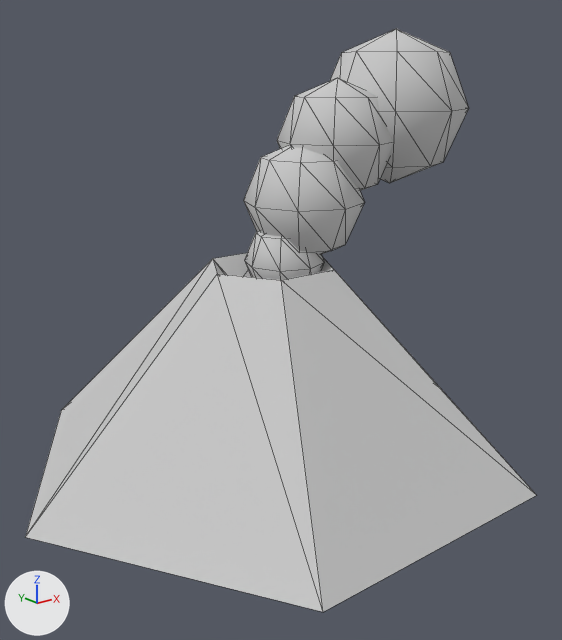
Two versions of the FBX model Assets/Artwork/Models/volcano_1.FBX, one commit apart.
The view is the same before and after, from a camera (50 mm lens) standing at (-21.8, -28.0, 17.8) and looking at (-0.2, -1.0, 7.0). The axes (+X, +Y, +Z) are drawn at lower left. The lights are the same throughout. Mesh edges are drawn as thin lines. Where no turn or scale is listed for an object, it has been applied to the vertices.

Objects in the first picture: 'volcano_1'.
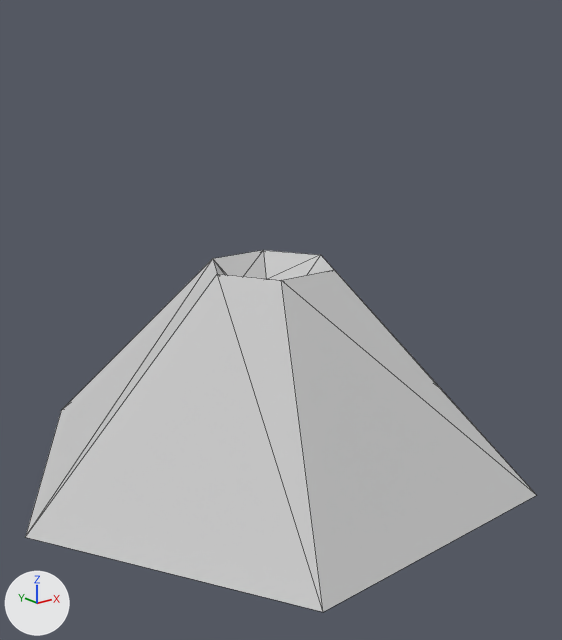
The change, as a diff of the scene's bpy script:
```diff
--- a/Assets/Artwork/Models/volcano_1.FBX.py
+++ b/Assets/Artwork/Models/volcano_1.FBX.py
@@ me_mesh @@
 # used by ob_volcano_1; location = (0.0, 0.0, 0.0)
-me_mesh.from_pydata(...)  # 122 vertices, 220 faces; spans x -12.7..12.7, y -11.0..11.0, z 0.0..20.0
+me_mesh.from_pydata(...)  # 18 vertices, 28 faces; spans x -12.7..12.7, y -11.0..11.0, z 0.0..9.5
+# me_mesh part 1: the loose piece of 26 vertices spanning x 4.0..11.4, y -3.7..3.7, z 12.6..20.0 is deleted
+# me_mesh part 2: the loose piece of 26 vertices spanning x -1.2..2.6, y -1.9..1.9, z 7.6..11.4 is deleted
+# me_mesh part 3: the loose piece of 26 vertices spanning x -1.0..4.7, y -2.9..2.8, z 9.4..15.1 is deleted
+# me_mesh part 4: the loose piece of 26 vertices spanning x 1.0..6.7, y -2.9..2.8, z 12.0..17.7 is deleted
+# me_mesh part 5: the surface is now shaded flat
 me_mesh.materials.append(mat_material__47)
-me_mesh.materials.append(mat_02___default)  # light grey #cacaca
```

What differs and where, as boxes [x1, y1, x2, y2] in the pictures (562 x 640 px):
'volcano_1', reshaped (38% shorter)
    before: [25, 29, 536, 612]
    after: [25, 250, 536, 612]
part 1 of me_mesh, deleted
    before: [330, 29, 469, 183]
part 2 of me_mesh, deleted
    before: [244, 231, 324, 280]
part 3 of me_mesh, deleted
    before: [243, 146, 365, 255]
part 4 of me_mesh, deleted
    before: [277, 78, 393, 191]
